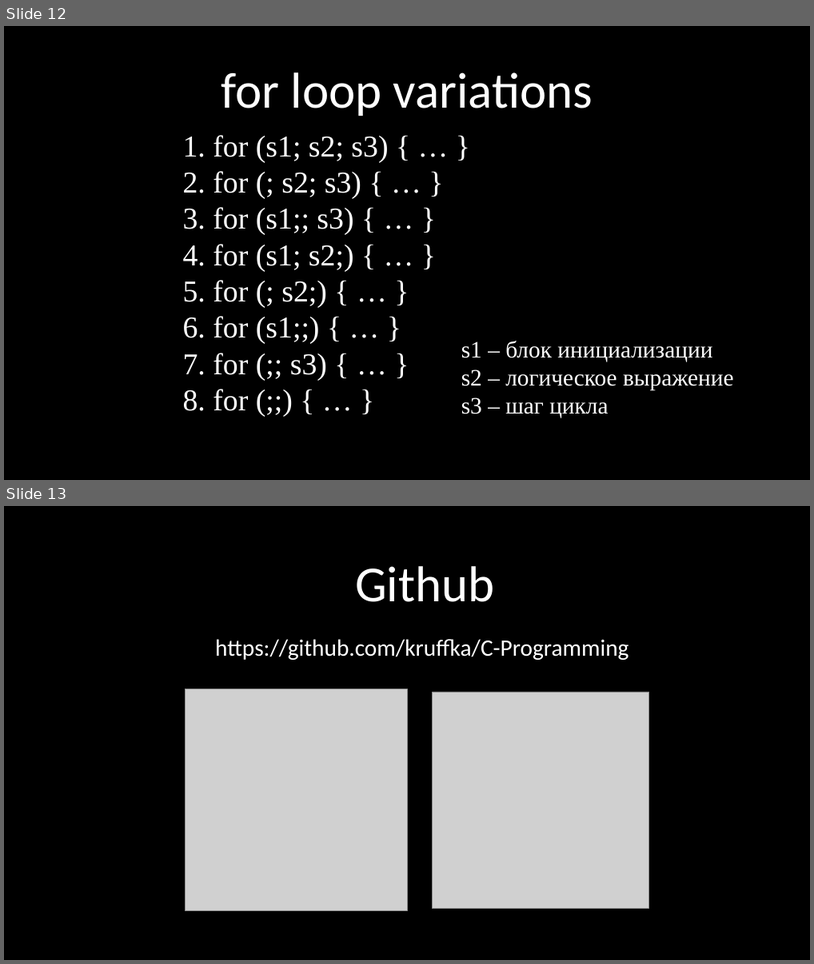
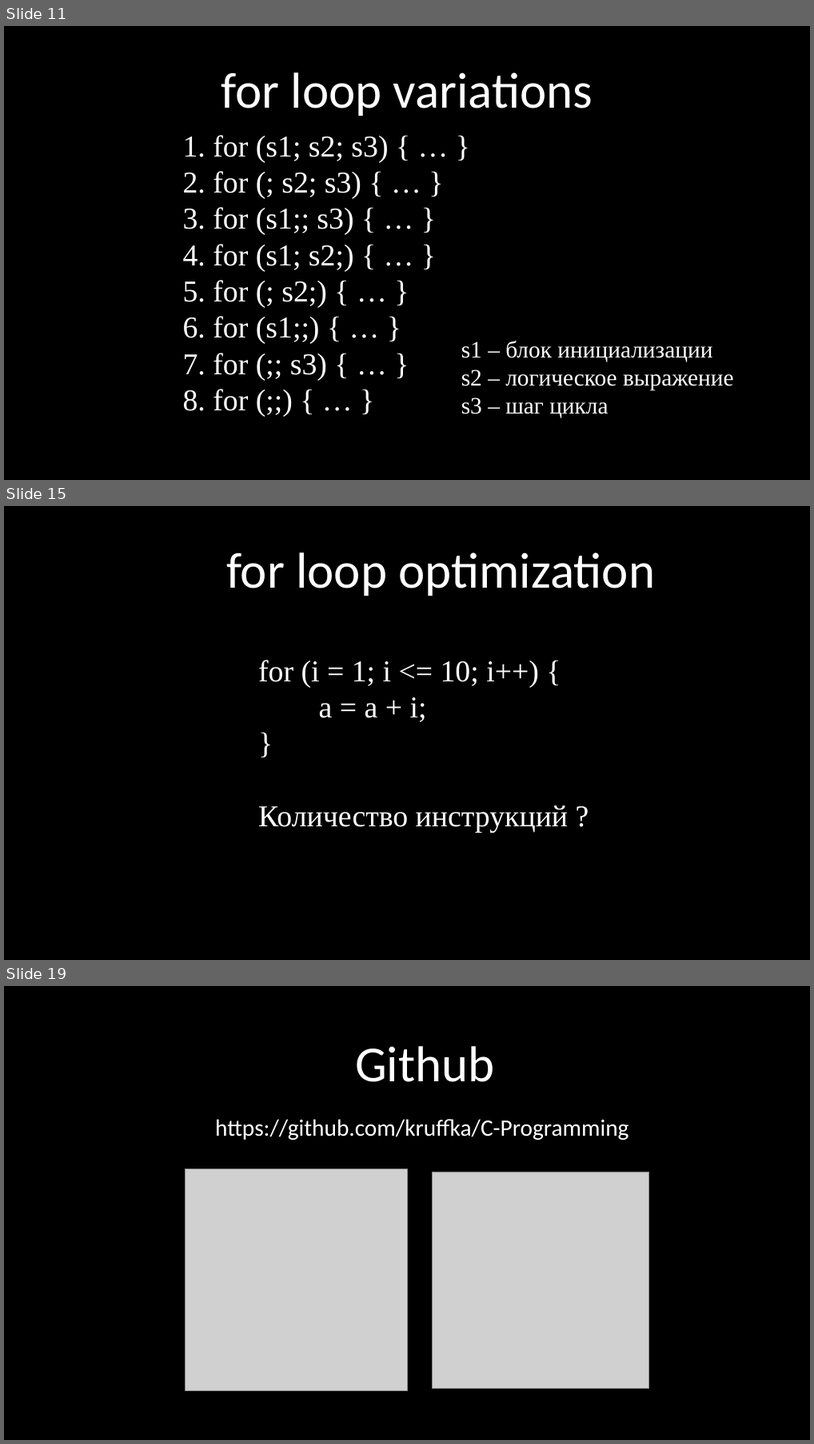
Before and after one commit to kruffka/C-Programming, a slide deck: 2024-2025/slides_pptx/3_loops.pptx. Shown one above the other, each under a label of ours: slides 12 and 13 before the commit, slides 11, 15 and 19 after it; the slides between them are not shown. The pictures are 814x964 and 814x1444 pixels, drawn with LibreOffice and Linux fonts; fonts in the diff are those of the drawing; grey boxes stand for pictures. Boxes give left, top, right and bottom in pixels: in the first picture for what was removed or moved away, otherwise in the second. Text is boxed around its words. In the diff, an @@ line names an element or a change of style, - is before the commit and + after.

Commit message:
Added nested loops and unroll loop

```diff
--- a/2024-2025/slides_pptx/3_loops.pptx
+++ b/2024-2025/slides_pptx/3_loops.pptx
@@ slide 15 added at (4, 506, 810, 960), background #000000 @@
@@ text added at (226, 552, 656, 596), 60 pt, text #FFFFFF @@
+for loop optimization
@@ text added at (258, 660, 568, 832), 36 pt, text #FFFFFF @@
+for (i = 1; i <= 10; i++) {
+a = a + i;
+}
+Количество инструкций ?
@@ what was slide 12 is now slide 11 @@
@@ what was slide 13 is now slide 19 @@
```
Also in this commit, not shown: 2 slides changed, 6 other slides added, 1 slide removed, 10 other files.
